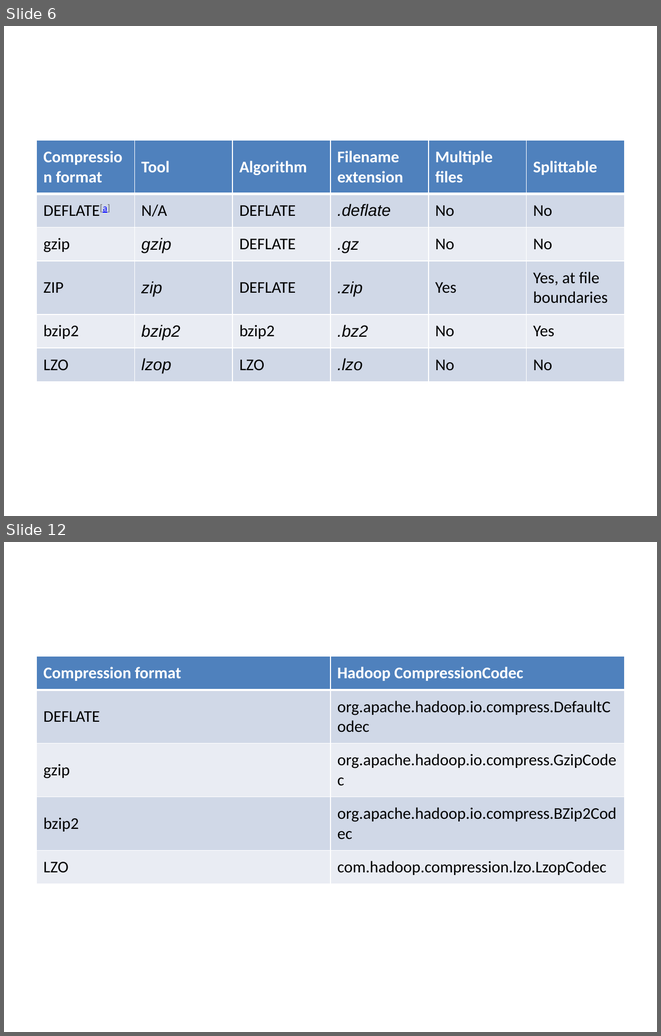
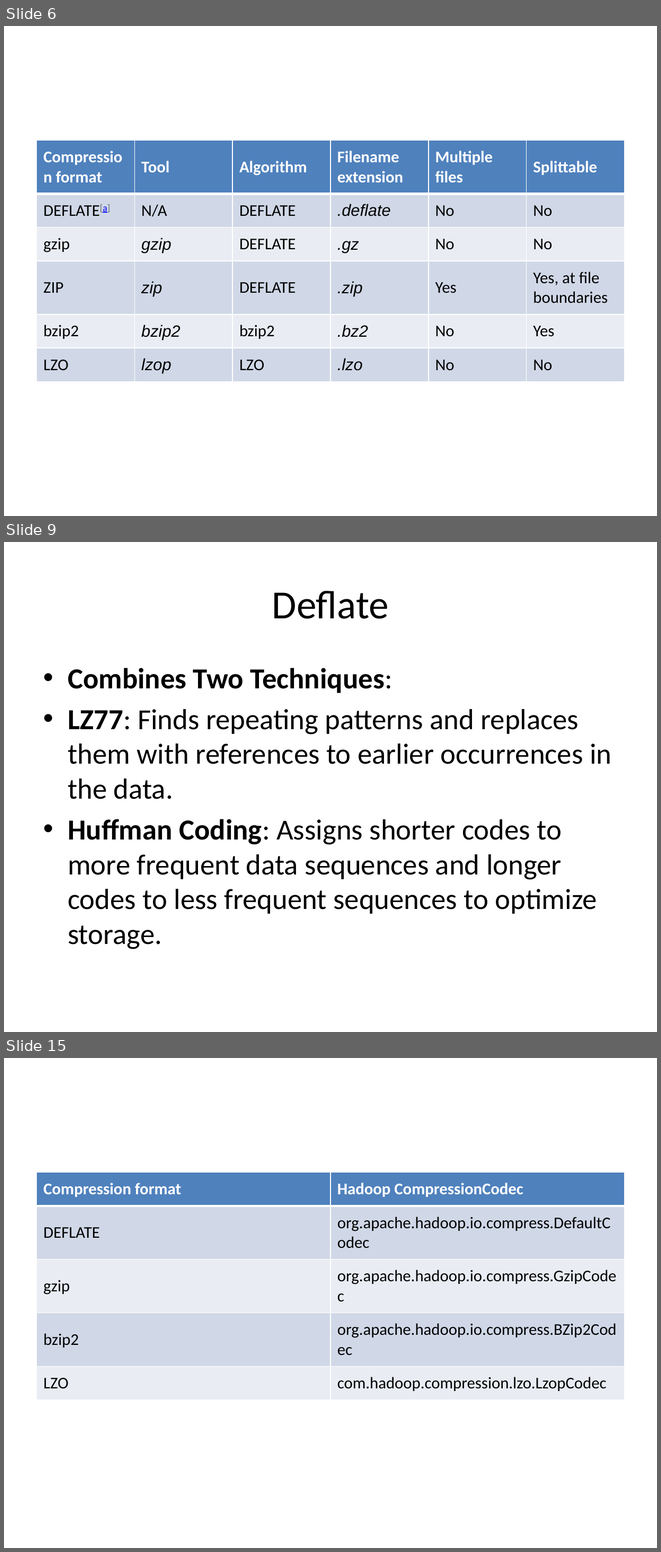
Before and after one commit to devipriyak/VI-sem-CSEA-BigDara-Analytics, a slide deck: Hadoop IO.pptx. Shown one above the other, each under a label of ours: slides 6 and 12 before the commit, slides 6, 9 and 15 after it; the slides between them are not shown. The pictures are 661x1036 and 661x1552 pixels, drawn with LibreOffice and Linux fonts; fonts in the diff are those of the drawing. Boxes give left, top, right and bottom in pixels: in the first picture for what was removed or moved away, otherwise in the second. Text is boxed around its words. In the diff, an @@ line names an element or a change of style, - is before the commit and + after.

```diff
--- a/Hadoop IO.pptx
+++ b/Hadoop IO.pptx
@@ slide 9 added at (x1=4, y1=542, x2=657, y2=1032), background #FFFFFF @@
@@ title added at (x1=272, y1=591, x2=389, y2=619), 44 pt, text #000000 @@
+Deflate
@@ text added at (x1=68, y1=668, x2=611, y2=949), 32 pt, text #000000 @@
+• Combines Two Techniques:
+• LZ77: Finds repeating patterns and replaces them with references to earlier occurrences in the data.
+• Huffman Coding: Assigns shorter codes to more frequent data sequences and longer codes to less frequent sequences to optimize storage.
@@ what was slide 12 is now slide 15 @@
```
Also in this commit, not shown: 4 slides changed, 2 other slides added.
